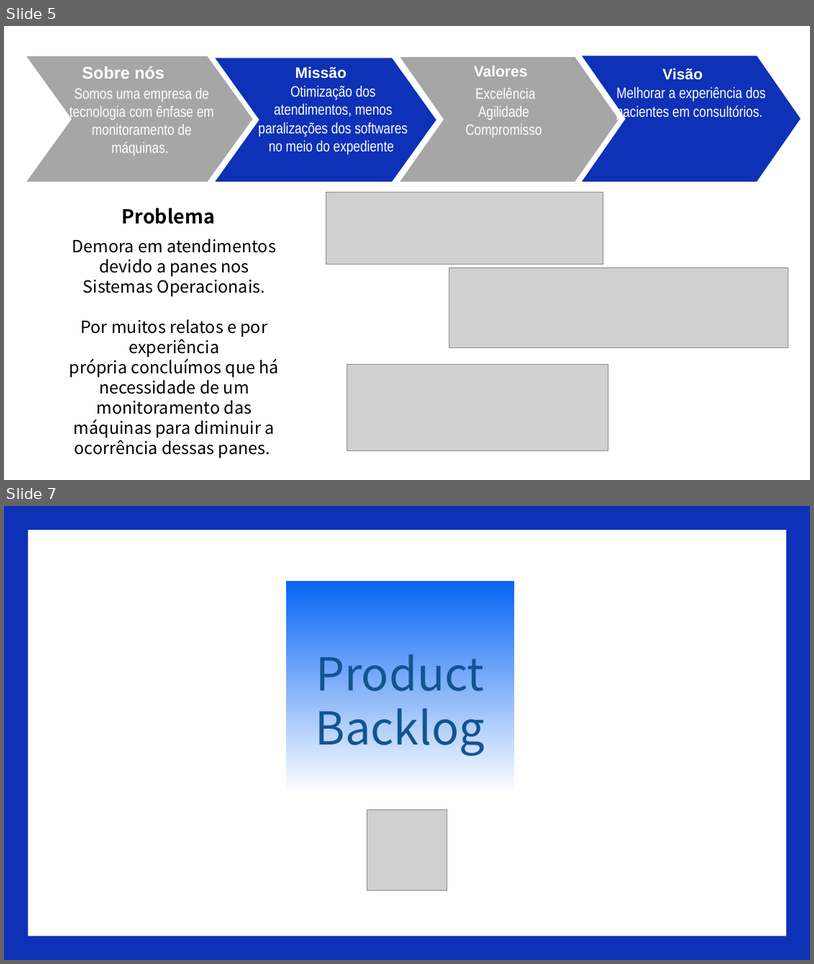
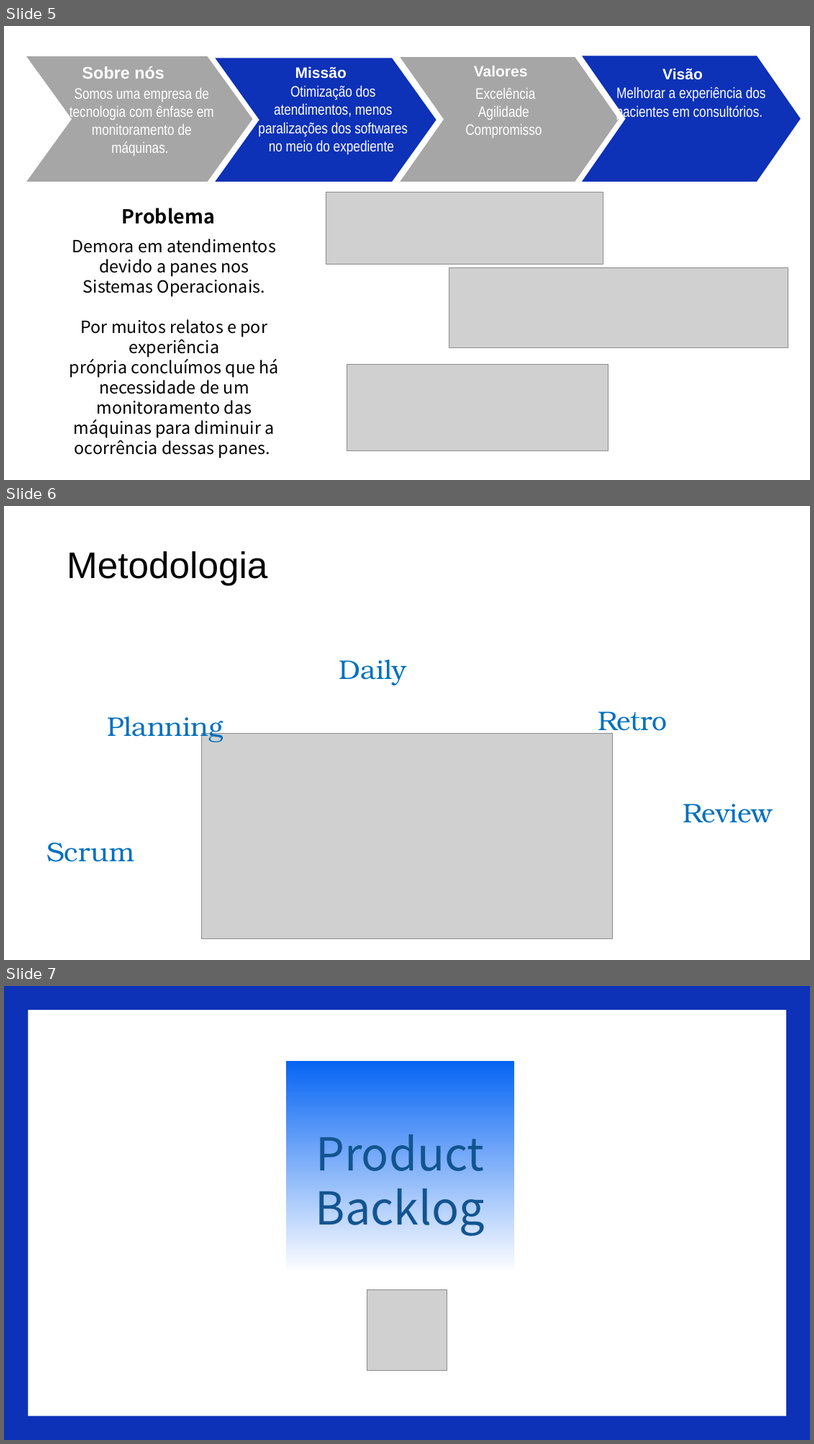
Before and after one commit to 2ADSC-Grupo9-HSO/Documentacao, a slide deck: HSOsprint2.pptx. Shown one above the other, each under a label of ours: slides 5 and 7 before the commit, slides 5, 6 and 7 after it; the slides between them are not shown. The pictures are 814x964 and 814x1444 pixels, drawn with LibreOffice and Linux fonts; fonts in the diff are those of the drawing; grey boxes stand for pictures; background and template pictures are left out. Boxes give left, top, right and bottom in pixels: in the first picture for what was removed or moved away, otherwise in the second. Text is boxed around its words. In the diff, an @@ line names an element or a change of style, - is before the commit and + after.

Commit message:
ppt

```diff
--- a/HSOsprint2.pptx
+++ b/HSOsprint2.pptx
@@ slide 6 added at [4, 506, 810, 960], background picture (left out) @@
@@ title added at [67, 551, 268, 585], 44 pt, text #000000 @@
+Metodologia
@@ text added at [340, 659, 407, 685], 32 pt, text #0070C0 @@
+Daily
@@ text added at [107, 716, 223, 743], 32 pt, text #0070C0 @@
+Planning
@@ text added at [598, 711, 667, 736], 32 pt, text #0070C0 @@
+Retro
@@ picture added at [202, 733, 612, 938] @@
@@ text added at [683, 803, 773, 823], 32 pt, text #0070C0 @@
+Review
@@ text added at [46, 842, 134, 862], 32 pt, text #0070C0 @@
+Scrum
```
Also in this commit, not shown: 1 slide changed, 1 other slide added, 1 slide removed.
